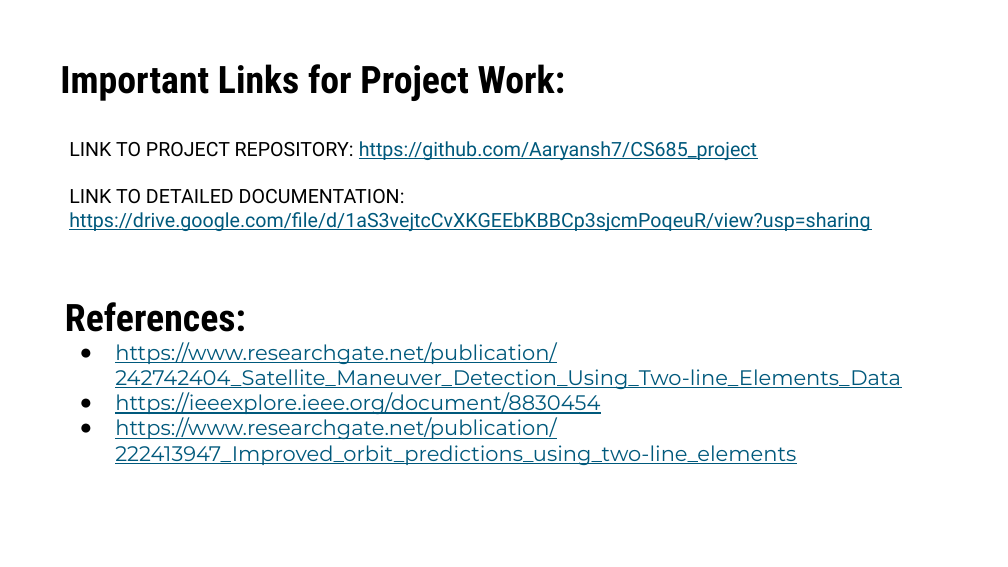
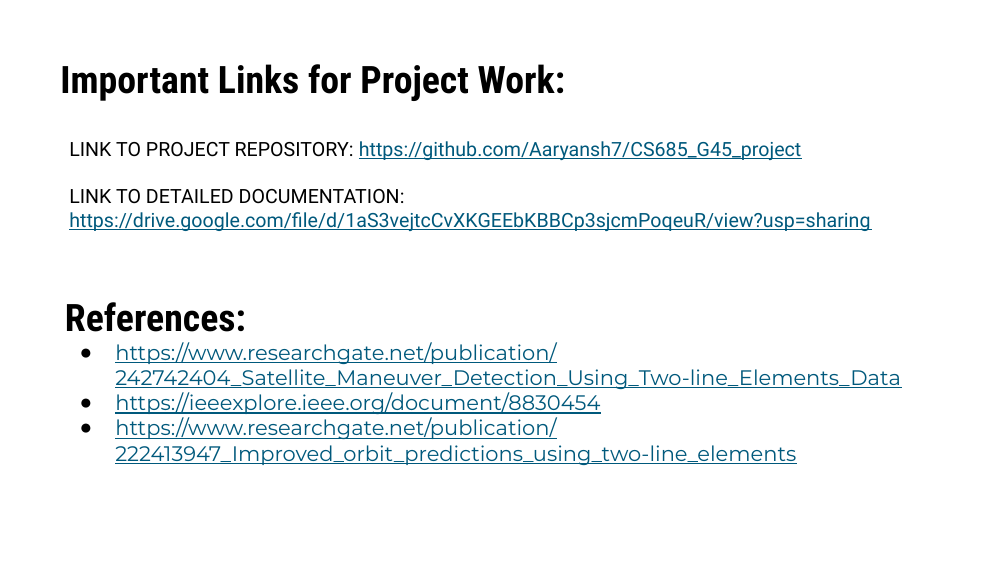
Before and after one commit to Aaryansh7/CS685_G45_project, a slide deck: slide 10 of g45-slides.pptx. Drawn at 1008x567 pixels with LibreOffice and Linux fonts; fonts in the diff are those of the drawing. Boxes give left, top, right and bottom in pixels: in the first picture for what was removed or moved away, otherwise in the second. Text is boxed around its words. In the diff, an @@ line names an element or a change of style, - is before the commit and + after.

```diff
--- a/g45-slides.pptx
+++ b/g45-slides.pptx
@@ text at (69, 141, 802, 161): text changed @@
-LINK TO PROJECT REPOSITORY: https://github.com/Aaryansh7/CS685_project
+LINK TO PROJECT REPOSITORY: https://github.com/Aaryansh7/CS685_G45_project
```
Also in this commit, not shown: 2 other files.
